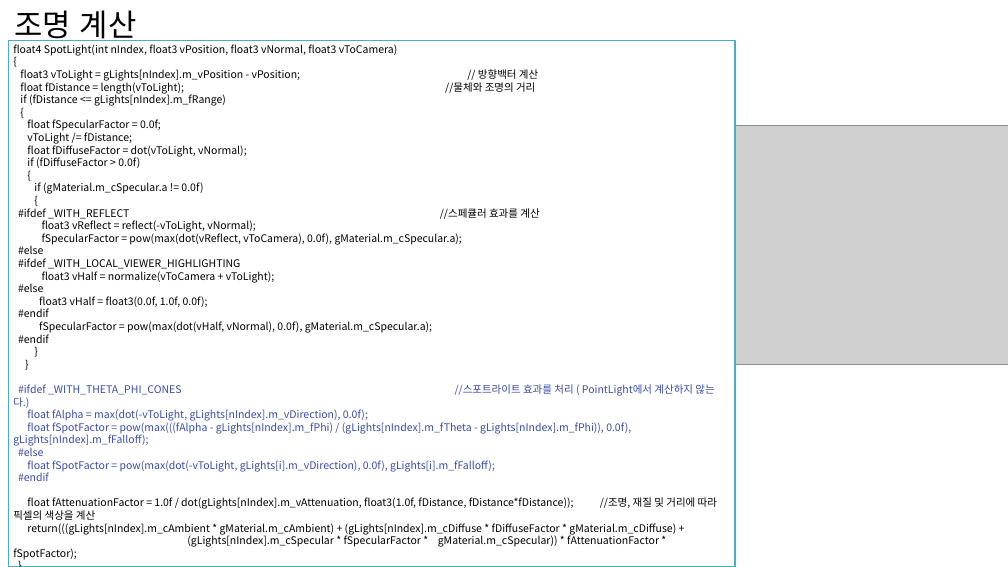
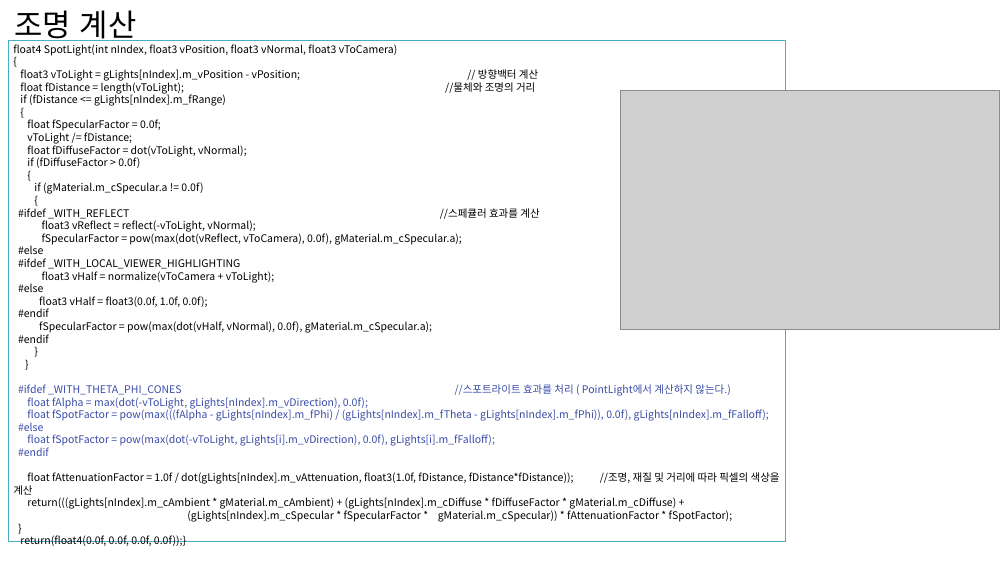
Before and after one commit to Leesiw/StarGiant, a slide deck: slide 5 of 포트폴리오/최유진 포트폴리오2.pptx. Drawn at 1008x567 pixels with LibreOffice and Linux fonts; fonts in the diff are those of the drawing; grey boxes stand for pictures. Boxes give left, top, right and bottom in pixels: in the first picture for what was removed or moved away, otherwise in the second. Text is boxed around its words. In the diff, an @@ line names an element or a change of style, - is before the commit and + after.

```diff
--- a/포트폴리오/최유진 포트폴리오2.pptx
+++ b/포트폴리오/최유진 포트폴리오2.pptx
@@ rectangle "float4 SpotLight(int nIndex, float3 vPosition, ...": place and size @@
-rectangle "float4 SpotLight(int nIndex, float3 vPosition, ..." at (9,40,735,567)
+rectangle "float4 SpotLight(int nIndex, float3 vPosition, ..." at (9,40,786,542)
@@ picture: place and size @@
-picture at (628,125,1008,364)
+picture at (620,90,1000,329)
```
Also in this commit, not shown: 5 other slides changed, 1 other file.
